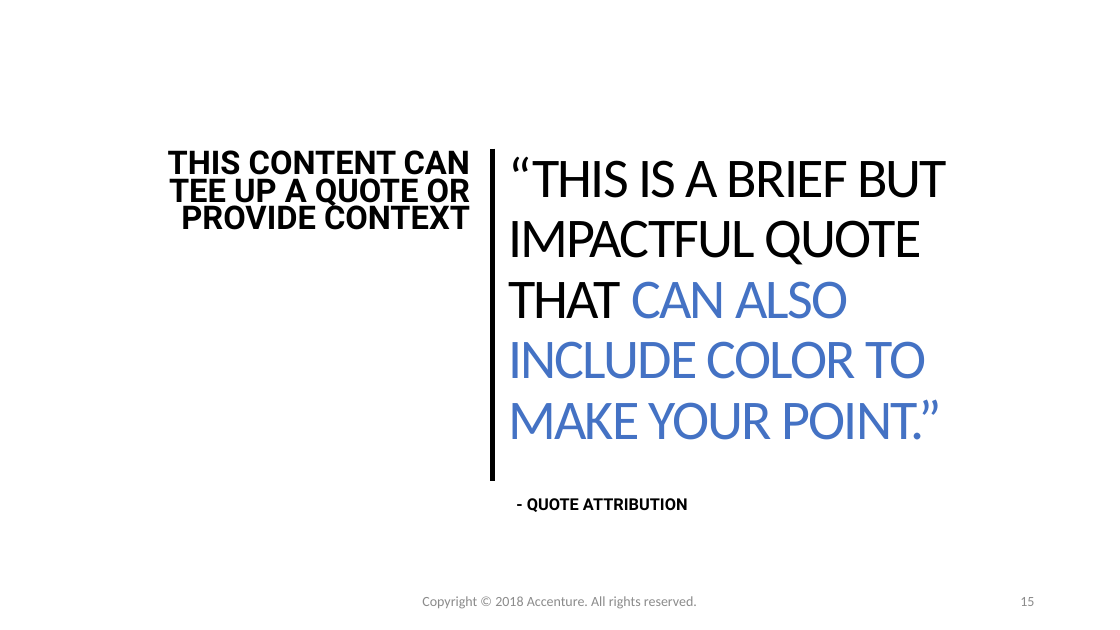
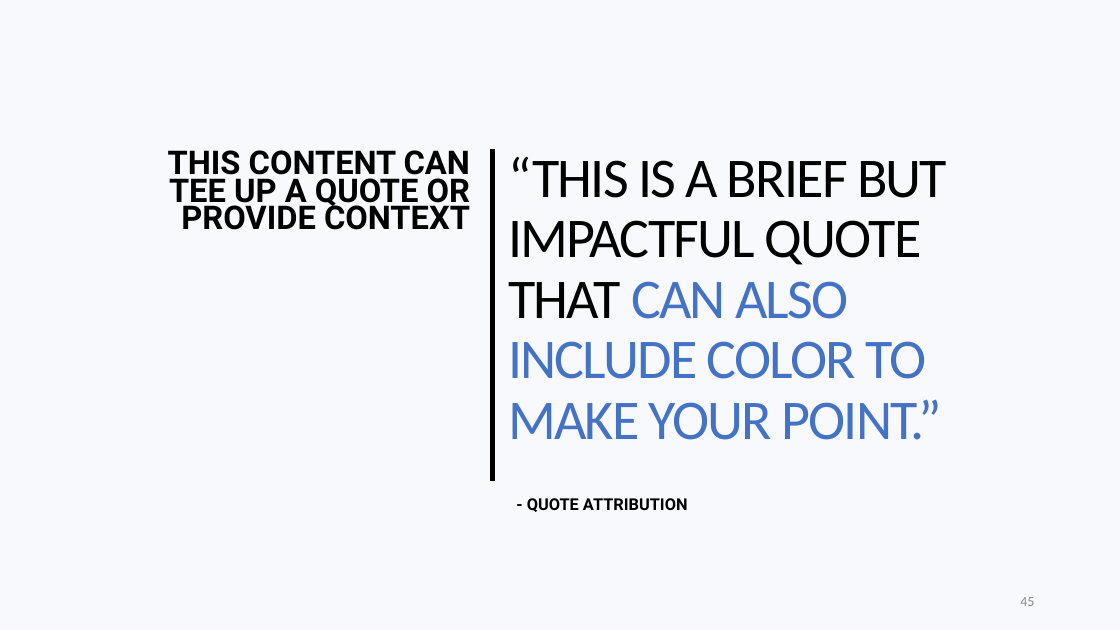
Before and after one commit to marnixm/lime_experiments, a slide deck: slide 45 of _Presentation/Thesis Marnix Maas (2020) - An assessment of black box model explainers.pptx (slide 15 before the commit). Drawn at 1120x630 pixels with LibreOffice and Linux fonts; fonts in the diff are those of the drawing. Boxes give left, top, right and bottom in pixels: in the first picture for what was removed or moved away, otherwise in the second. Text is boxed around its words. In the diff, an @@ line names an element or a change of style, - is before the commit and + after.

```diff
--- a/_Presentation/Thesis Marnix Maas (2020) - An assessment of black box model explainers.pptx
+++ b/_Presentation/Thesis Marnix Maas (2020) - An assessment of black box model explainers.pptx
@@ background #FFFFFF to #DAE3F3 at 20% opacity @@
@@ text removed at (422, 596, 697, 609) @@
-Copyright © 2018 Accenture. All rights reserved.
@@ page number at (1020, 597, 1034, 606): text changed @@
-15
+45
```
Also in this commit, not shown: 6 other slides changed, 32 slides added, 2 slides removed, 6 other files.
